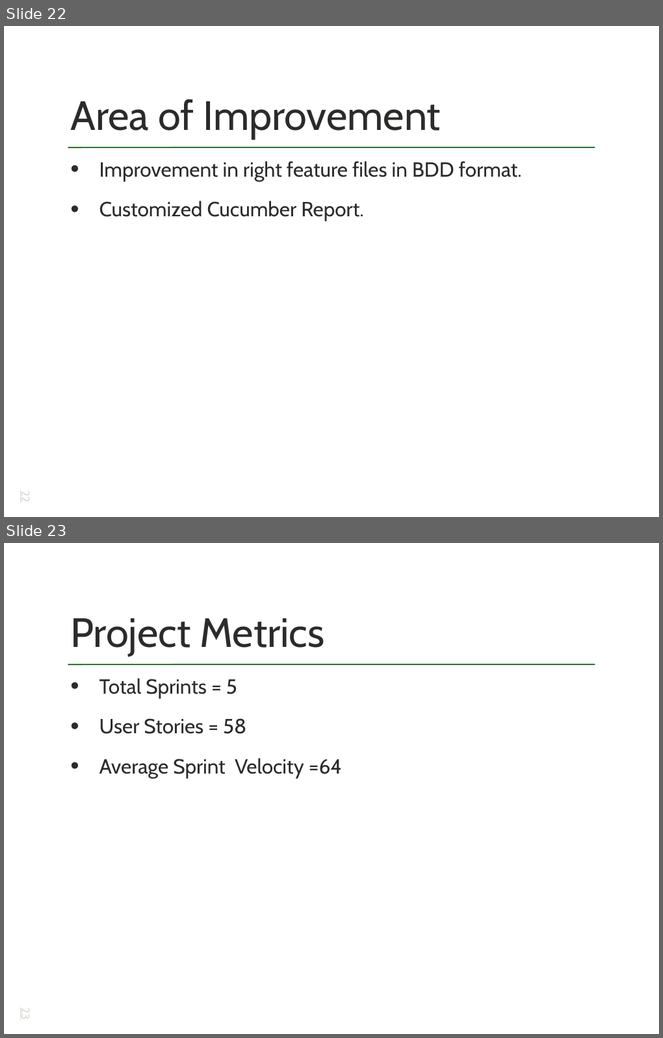
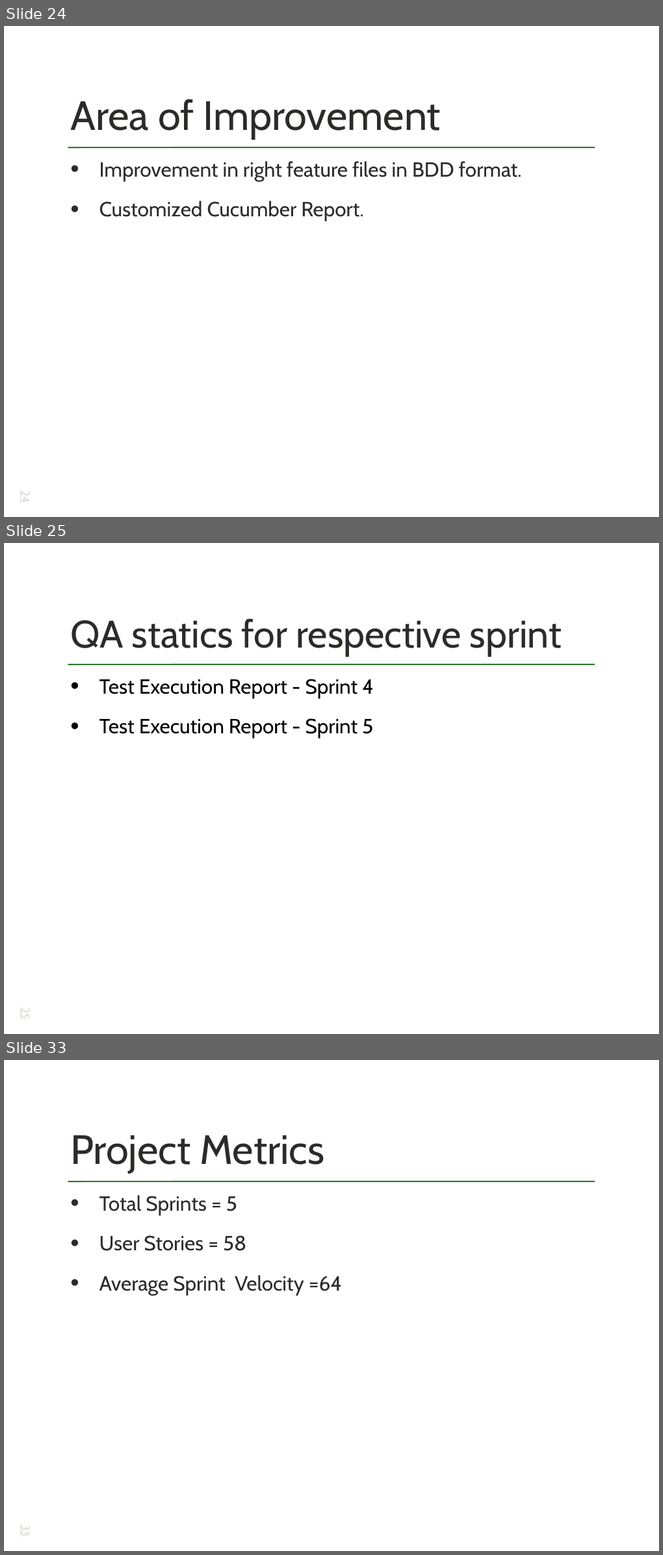
Before and after one commit to sunil311/EEJ1_Service_Platform, a slide deck: outsidewar/deliverables/EEteamJ1 Final Presentation.pptx. Shown one above the other, each under a label of ours: slides 22 and 23 before the commit, slides 24, 25 and 33 after it; the slides between them are not shown. The pictures are 663x1038 and 663x1555 pixels, drawn with LibreOffice and Linux fonts; fonts in the diff are those of the drawing. Boxes give left, top, right and bottom in pixels: in the first picture for what was removed or moved away, otherwise in the second. Text is boxed around its words. In the diff, an @@ line names an element or a change of style, - is before the commit and + after.

```diff
--- a/outsidewar/deliverables/EEteamJ1 Final Presentation.pptx
+++ b/outsidewar/deliverables/EEteamJ1 Final Presentation.pptx
@@ slide 25 added at bbox=[4, 543, 659, 1034], background #FFFFFF; not listed: 1 template element that a slide beside it also shows @@
@@ title added at bbox=[70, 618, 562, 656], 60 pt, text #2B2C2A @@
+QA statics for respective sprint
@@ text added at bbox=[100, 679, 374, 738], 32 pt, text #000000 @@
+• Test Execution Report - Sprint 4
+• Test Execution Report - Sprint 5
@@ page number added at bbox=[18, 1008, 33, 1020], 18 pt, text #DAD8D3, underline @@
+25
@@ what was slide 22 is now slide 24 @@
@@ page number at bbox=[18, 491, 33, 503]: text changed @@
-22
+24
@@ what was slide 23 is now slide 33 @@
@@ page number at bbox=[18, 1525, 33, 1537]: text changed @@
-23
+33
```
Also in this commit, not shown: 2 slides changed, 9 other slides added.
